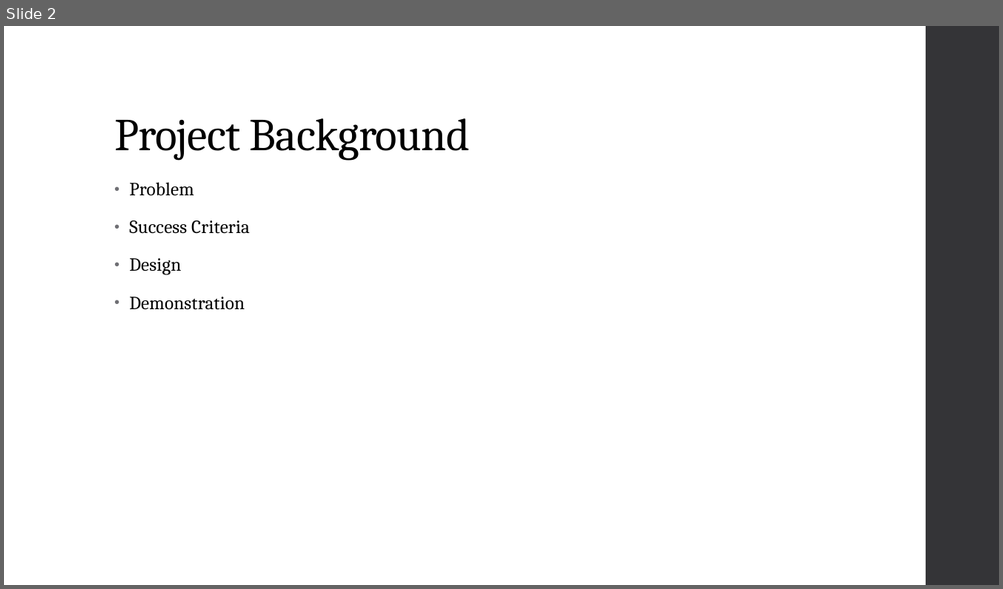
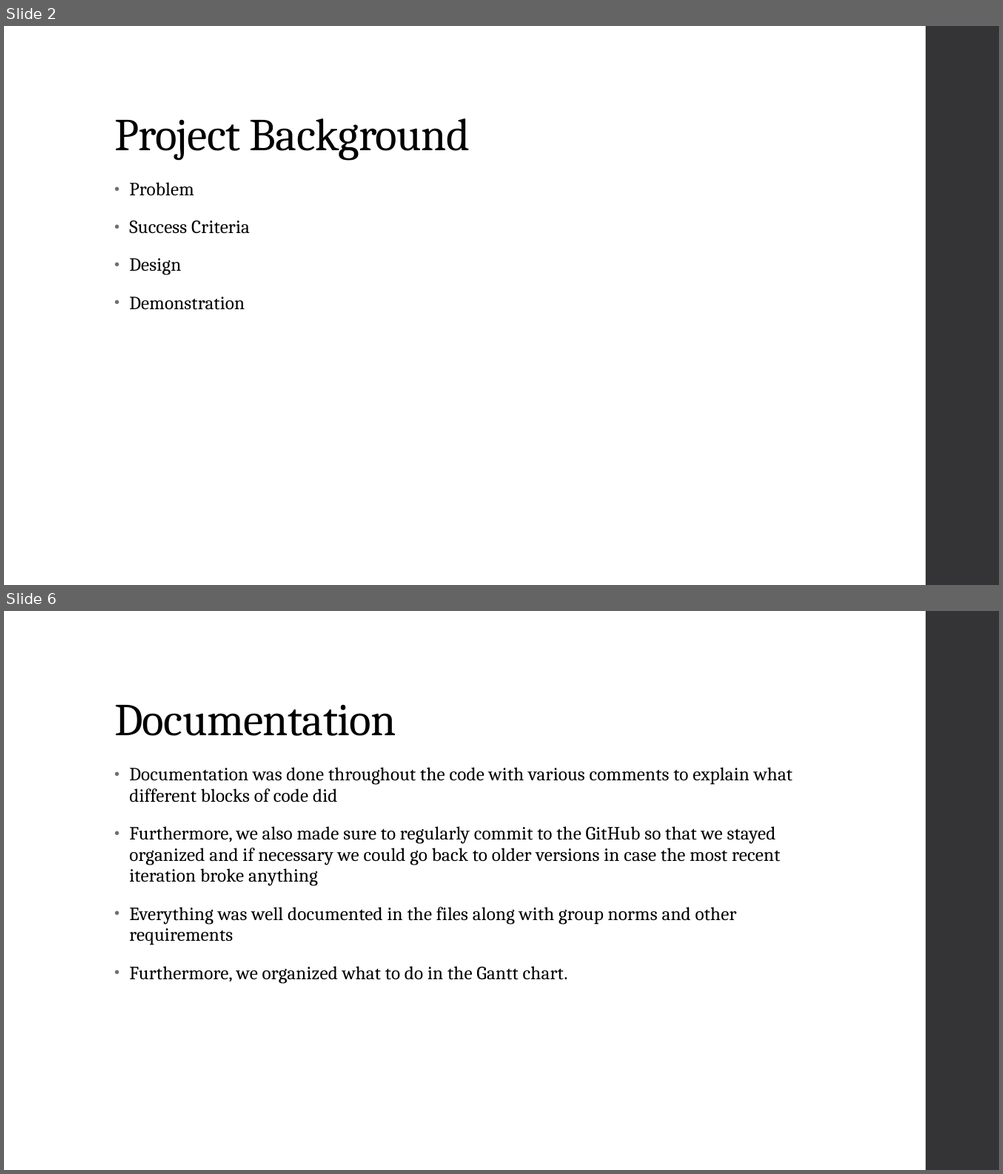
Before and after one commit to ZacharyYW/yearendproject25, a slide deck: Documentation/Year-End-Project-Presentation.pptx. Shown one above the other, each under a label of ours: slide 2 before the commit, slides 2 and 6 after it; the slides between them are not shown. The pictures are 1003x589 and 1003x1174 pixels, drawn with LibreOffice and Linux fonts; fonts in the diff are those of the drawing. Boxes give left, top, right and bottom in pixels: in the first picture for what was removed or moved away, otherwise in the second. Text is boxed around its words. In the diff, an @@ line names an element or a change of style, - is before the commit and + after.

```diff
--- a/Documentation/Year-End-Project-Presentation.pptx
+++ b/Documentation/Year-End-Project-Presentation.pptx
@@ slide 6 added at bbox=[4, 611, 999, 1170], background #FFFFFF; not listed: 1 template element that a slide beside it also shows @@
@@ title added at bbox=[114, 705, 396, 736], 44 pt, text #000000 @@
+Documentation
@@ text added at bbox=[129, 767, 792, 984], 18 pt, text #000000 @@
+• Documentation was done throughout the code with various comments to explain what different blocks of code did
+• Furthermore, we also made sure to regularly commit to the GitHub so that we stayed organized and if necessary we could go back to older versions in case the most recent iteration broke anything
+• Everything was well documented in the files along with group norms and other requirements
+• Furthermore, we organized what to do in the Gantt chart.
```
Also in this commit, not shown: 1 slide changed, 3 other slides added.
